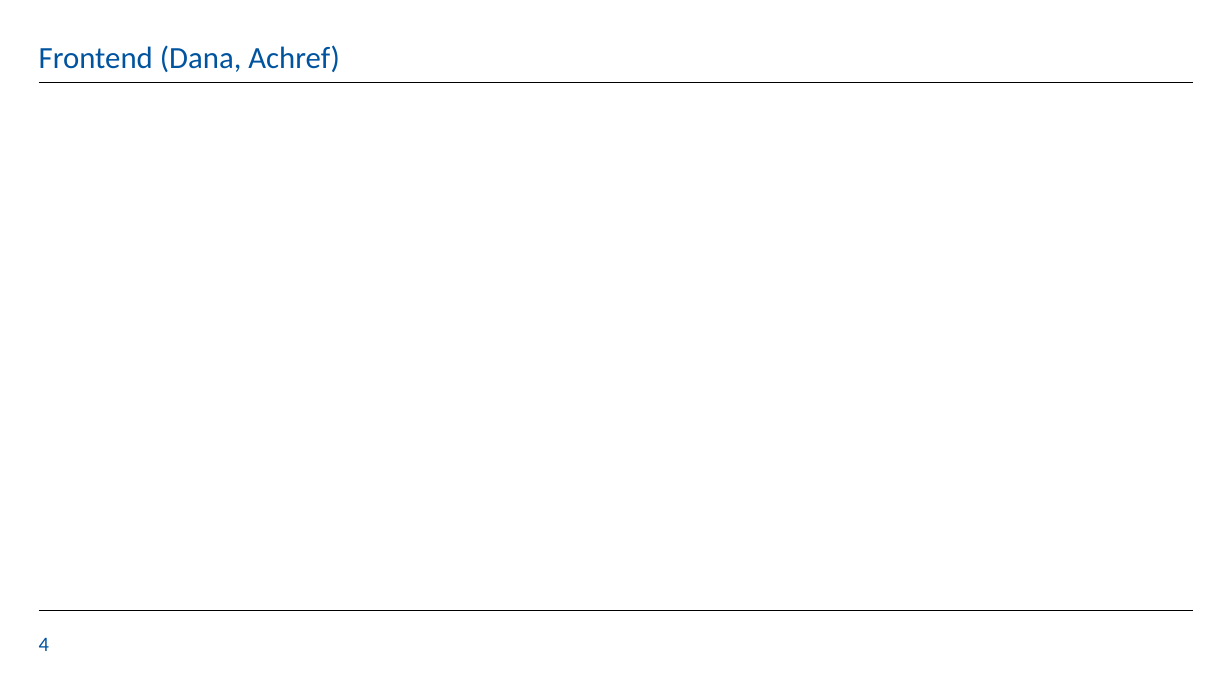
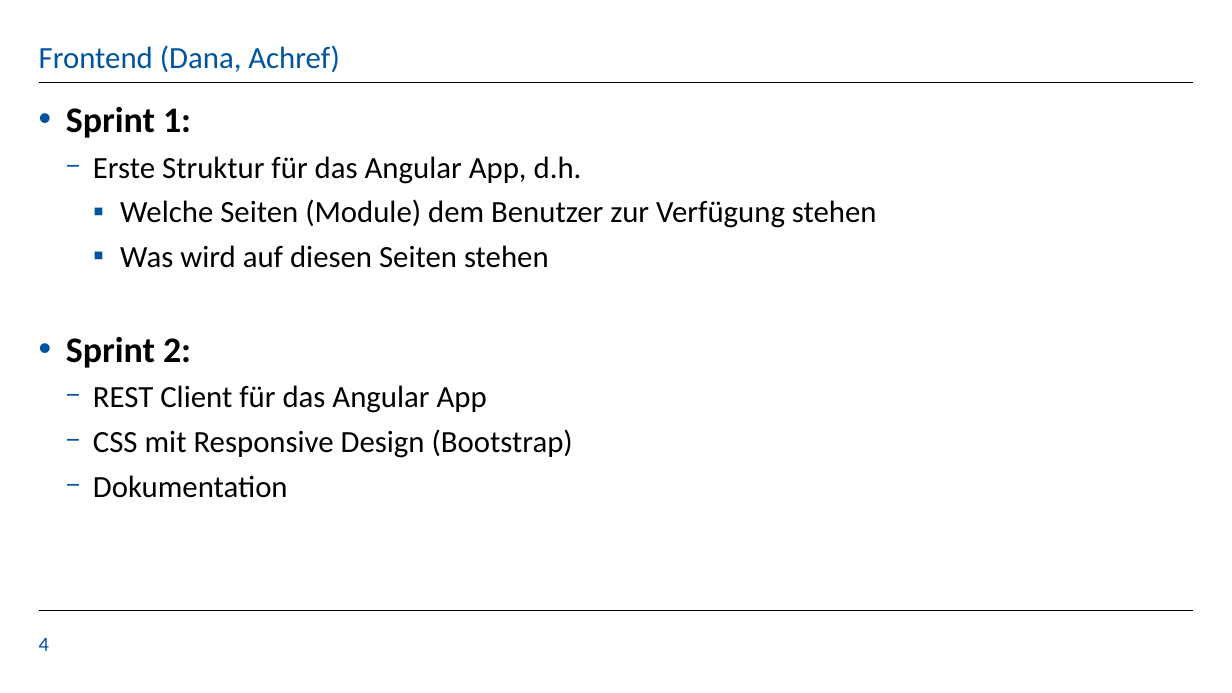
Before and after one commit to KaloyanT/gdis_test_suite, a slide deck: slide 4 of orga/Sprint_2_Presentation.pptx. Drawn at 1232x693 pixels with LibreOffice and Linux fonts; fonts in the diff are those of the drawing; background and template pictures are left out. Boxes give left, top, right and bottom in pixels: in the first picture for what was removed or moved away, otherwise in the second. Text is boxed around its words. In the diff, an @@ line names an element or a change of style, - is before the commit and + after.

Commit message:
Sprint 2 Presentation

```diff
--- a/orga/Sprint_2_Presentation.pptx
+++ b/orga/Sprint_2_Presentation.pptx
@@ text added at (66,107,877,498), 24 pt, text #000000 @@
+  • Sprint 1:
+    − Erste Struktur für das Angular App, d.h.
+      ▪ Welche Seiten (Module) dem Benutzer zur Verfügung stehen
+      ▪ Was wird auf diesen Seiten stehen
+  • Sprint 2:
+    − REST Client für das Angular App
+    − CSS mit Responsive Design (Bootstrap)
+    − Dokumentation
```
Also in this commit, not shown: 3 other slides changed.
